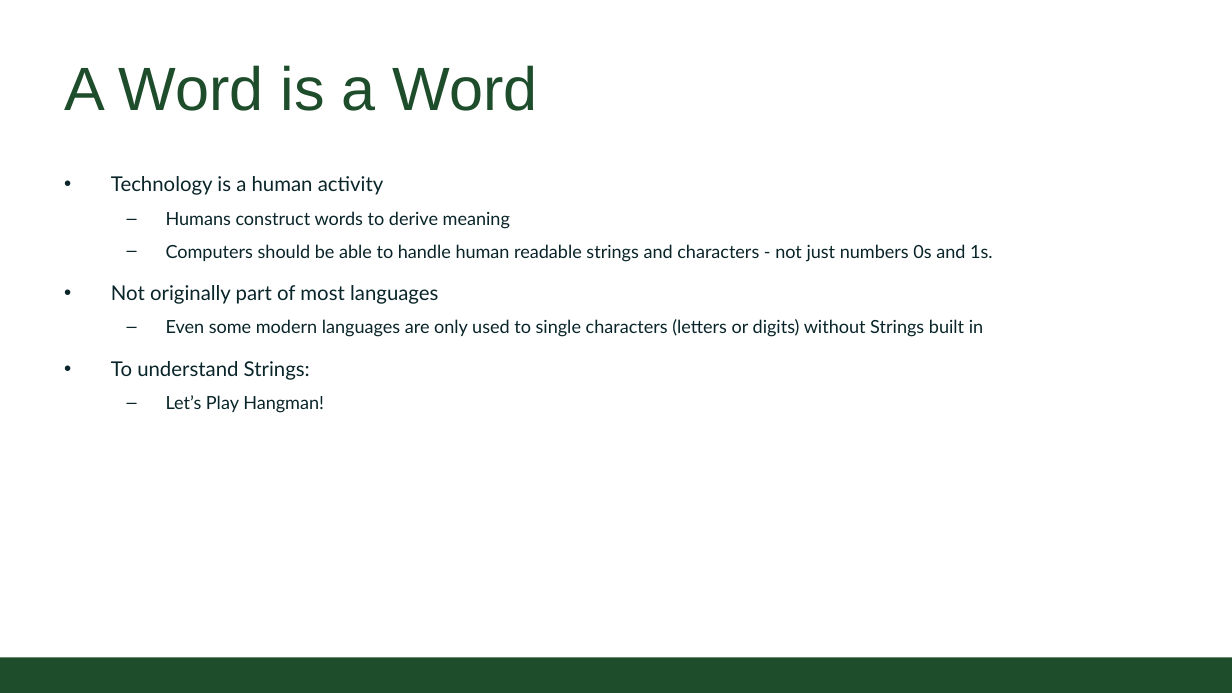
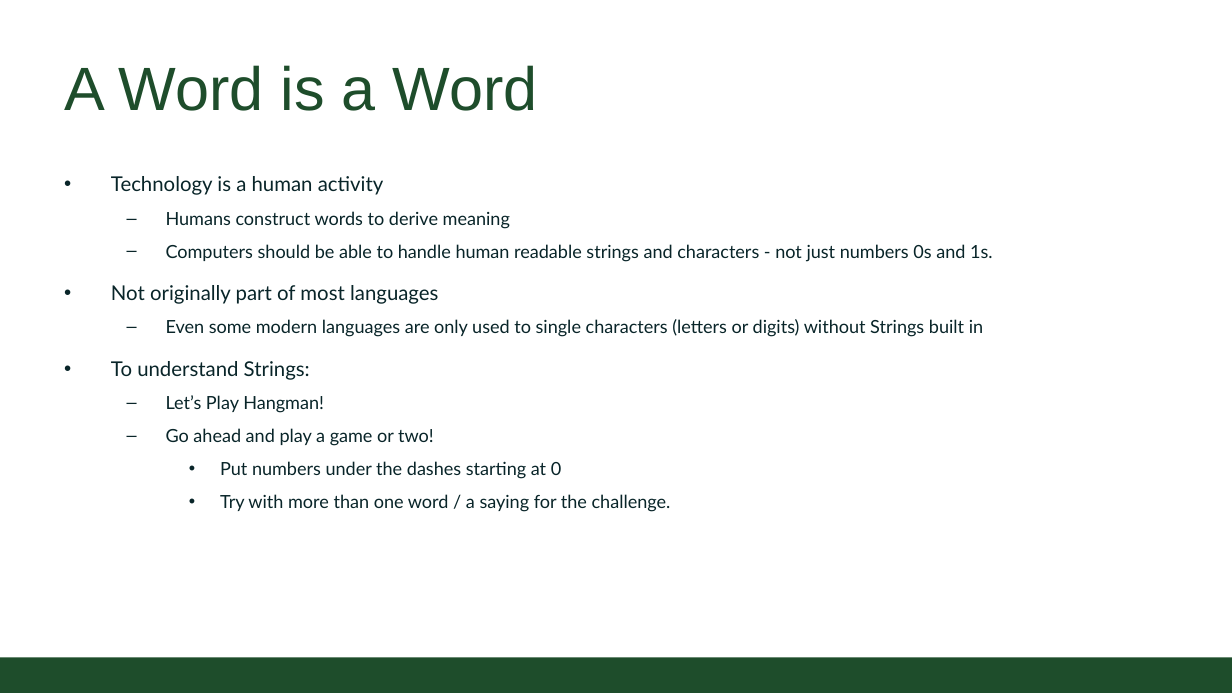
Before and after one commit to CSU-CS150B/handouts, a slide deck: slide 6 of Slides/On-Campus/02_02-StringsAndAmazingGrace.pptx (slide 4 before the commit). Drawn at 1232x693 pixels with LibreOffice and Linux fonts; fonts in the diff are those of the drawing; background and template pictures are left out. Boxes give left, top, right and bottom in pixels: in the first picture for what was removed or moved away, otherwise in the second. Text is boxed around its words. In the diff, an @@ line names an element or a change of style, - is before the commit and + after.

```diff
--- a/Slides/On-Campus/02_02-StringsAndAmazingGrace.pptx
+++ b/Slides/On-Campus/02_02-StringsAndAmazingGrace.pptx
@@ text at bbox=[166, 428, 671, 512]: paragraphs added @@
+  – Go ahead and play a game or two!
+    • Put numbers under the dashes starting at 0
+    • Try with more than one word / a saying for the challenge.
```
Also in this commit, not shown: 2 other slides changed, 2 slides added, 1 slide removed.
